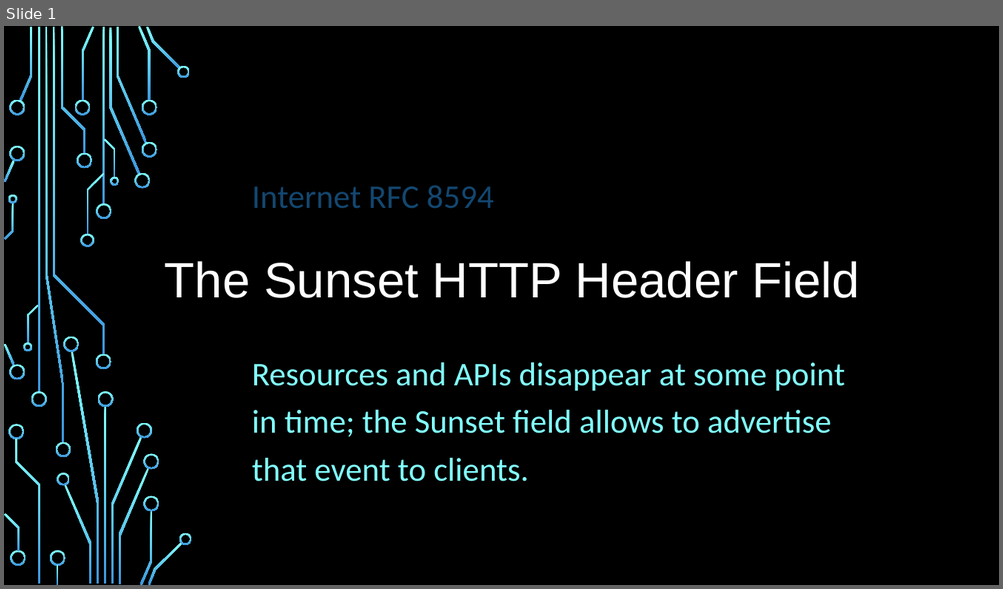
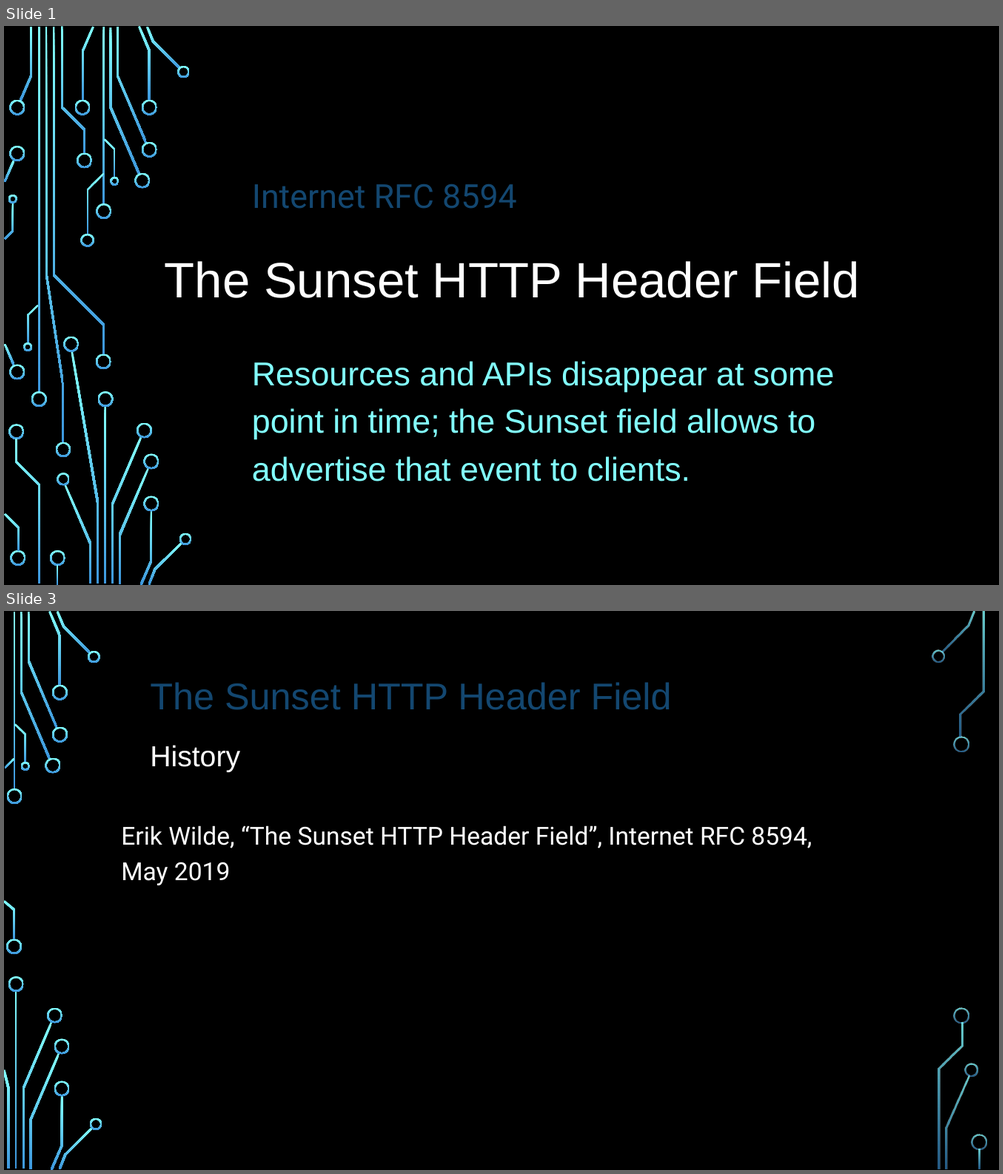
Before and after one commit to dret/HTTP-APIs, a slide deck: assets/slides/rfc8594.pptx. Shown one above the other, each under a label of ours: slide 1 before the commit, slides 1 and 3 after it; the slides between them are not shown. The pictures are 1003x589 and 1003x1174 pixels, drawn with LibreOffice and Linux fonts; fonts in the diff are those of the drawing; background and template pictures are left out. Boxes give left, top, right and bottom in pixels: in the first picture for what was removed or moved away, otherwise in the second. Text is boxed around its words. In the diff, an @@ line names an element or a change of style, - is before the commit and + after.

```diff
--- a/assets/slides/rfc8594.pptx
+++ b/assets/slides/rfc8594.pptx
@@ slide 3 added at <box>4,611,999,1170</box>, background picture (left out) @@
@@ text added at <box>150,682,671,710</box>, 36 pt, text #134770 @@
+The Sunset HTTP Header Field
@@ text added at <box>150,745,240,772</box>, 28 pt, text #FFFFFF @@
+History
@@ text added at <box>121,826,811,886</box>, 24 pt, text #FFFFFF @@
+Erik Wilde, “The Sunset HTTP Header Field”, Internet RFC 8594, May 2019
@@ group added at <box>4,611,987,1170</box>: 33 freeform shapes, 3 rectangles @@
@@ slide 1 changed as well @@
@@ text "Internet RFC 8594" at <box>252,184,517,209</box>: font Calibri to Roboto @@
@@ subtitle "Resources and APIs disappear at ..." at <box>252,361,834,482</box>: font Calibri to Arial @@
```
Also in this commit, not shown: 4 other slides added.
